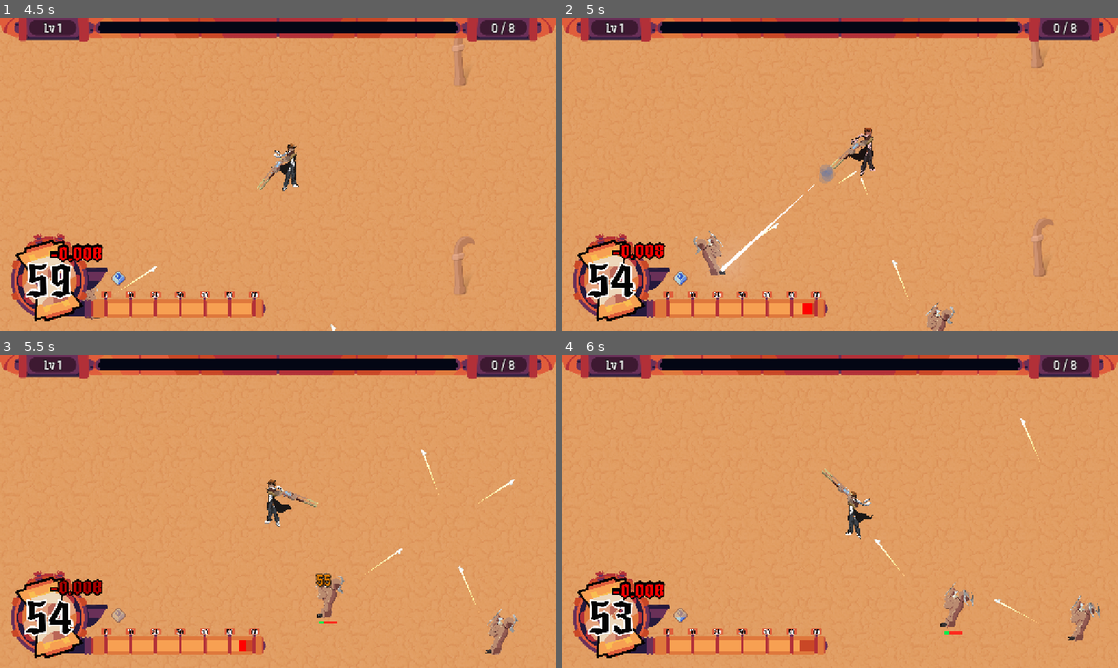
Above: before the commit, frames 1-4 (two rows, left to right).
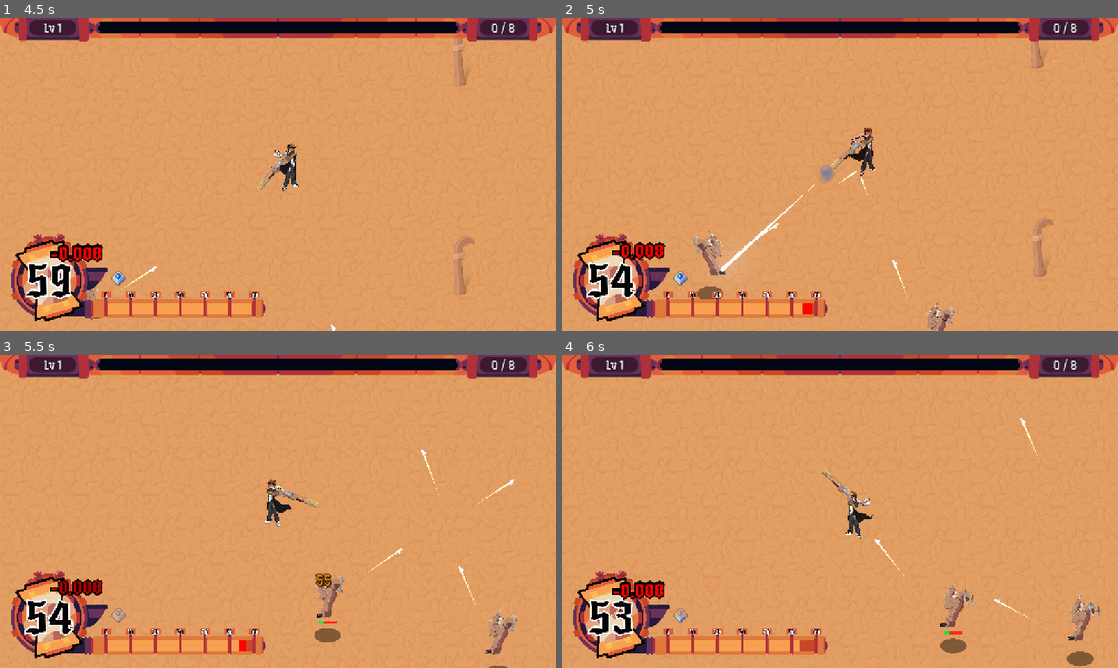
Above: after the commit, the same moments.

Repository: chiefpat450119/GMTK-2026
Game: Godot game, scene res://scenes/main.tscn
Two runs of this game, one before a commit and one after it. Both use one fixed random seed, a clock stepped at 60 frames per second and the inputs below.
Inputs (mouse positions are in pixels of both pictures, inside the frame that each line leads up to):
- Up to frame 1 (4.5 s): tap Enter at 0.5 s; move the mouse to (400, 158) at 0.52 s; hold D (Right) 0.53-1.25 s; tap Shift (Dash) at 0.6 s; click (400, 158) at 0.67 s; drag from (166, 190) to (250, 237) at 1.27 s; click "Play" at 2 s; move the mouse to (333, 105) at 2.77 s; hold D (Right) 2.78-3.5 s; tap U at 2.85 s; click "Rail Gun" at 3.5 s; drag from (250, 237) to (105, 315) at 4.27 s
- Up to frame 2 (5 s): no input
- Up to frame 3 (5.5 s): move the mouse to (444, 558) at 5.02 s; hold A (Left) from 5.03 s (still down); tap Shift (Dash) at 5.1 s
- Up to frame 4 (6 s): release A (Left) at 5.75 s; drag from (673, 464) to (984, 358) at 5.77 s

Frame 1 is identical in both runs. In frame 2, 0.1% of the frame differs, in the area x 24-29%, y 85-90%; in frame 3, 0.2%; in frame 4, 0.4%, in the area x 68-96%, y 90-100%.

Commit message:
shadows + boss charge trail

Diff:
--- /dev/null
+++ b/resources/trails/boss_charge_trail.tres
@@ -0,0 +1,14 @@
+[gd_resource type="Resource" script_class="TrailSettings" format=3 uid="uid://krdtiwmyqohy"]
+
+[ext_resource type="Script" uid="uid://ctrailcfg0001" path="res://resources/trails/trail_settings.gd" id="1_5jmx0"]
+
+[sub_resource type="Curve" id="Curve_ypjxc"]
+_data = [Vector2(0, 0.014062405), 0.0, 0.0, 0, 0, Vector2(1, 1), 0.0, 0.0, 0, 0]
+point_count = 2
+
+[resource]
+script = ExtResource("1_5jmx0")
+lifetime = 0.83
+width = 151.0
+width_curve = SubResource("Curve_ypjxc")
+metadata/_custom_type_script = "uid://ctrailcfg0001"
--- a/resources/trails/trail_settings.gd
+++ b/resources/trails/trail_settings.gd
@@ -15,7 +15,7 @@
 @export_range(0.0, 2.0, 0.01) var lifetime := 0.1
 
 ## Thickness at the head, in pixels, before the taper.
-@export_range(0.0, 64.0, 0.5) var width := 6.0
+@export_range(0.0, 200.0, 0.5) var width := 6.0
 
 ## Tint of the streak. Channels above 1.0 are deliberate and legal here — the
 ## viewport is HDR and the world has a bloom pass, so an over-bright colour is what
--- /dev/null
+++ b/scenes/entities/Shadow.tscn
@@ -0,0 +1,9 @@
+[gd_scene format=3 uid="uid://ld5ydlw5hpva"]
+
+[ext_resource type="Texture2D" uid="uid://bq2fy0soggyq0" path="res://assets/circle.png" id="1_v0ib6"]
+
+[node name="Shadow" type="Sprite2D" unique_id=852542226]
+modulate = Color(0, 0, 0, 0.4509804)
+z_index = -2
+scale = Vector2(0.61, 0.18)
+texture = ExtResource("1_v0ib6")
--- a/scenes/entities/enemies/bash_enemy/bash_enemy.tscn
+++ b/scenes/entities/enemies/bash_enemy/bash_enemy.tscn
@@ -10,6 +10,7 @@
 [ext_resource type="Texture2D" uid="uid://vduxvuwbrjn7" path="res://assets/enemies/bash/Melee charge enemy Run 4.png" id="9_180ps"]
 [ext_resource type="Script" uid="uid://sqe3naukul5d" path="res://components/hit_feedback.gd" id="9_lfiob"]
 [ext_resource type="PackedScene" uid="uid://chitburst0001" path="res://scenes/effects/hit_burst.tscn" id="10_burst"]
+[ext_resource type="PackedScene" uid="uid://ld5ydlw5hpva" path="res://scenes/entities/Shadow.tscn" id="11_s80sc"]
 
 [sub_resource type="RectangleShape2D" id="RectangleShape2D_body"]
 size = Vector2(185, 86)
@@ -92,3 +93,7 @@
 health = NodePath("../HealthComponent")
 sprite = NodePath("../AnimatedSprite2D")
 burst_scene = ExtResource("10_burst")
+
+[node name="Shadow" parent="." index="8" unique_id=852542226 instance=ExtResource("11_s80sc")]
+position = Vector2(-31.875, 46.249992)
+scale = Vector2(0.20301758, 0.05208985)
--- a/scenes/entities/enemies/boss/boss.tscn
+++ b/scenes/entities/enemies/boss/boss.tscn
@@ -10,6 +10,7 @@
 [ext_resource type="Script" uid="uid://dxixpb5jluxll" path="res://scenes/entities/enemies/boss/boss_charge_state.gd" id="7_boss"]
 [ext_resource type="Script" uid="uid://cfa7wfp8t2gmq" path="res://scenes/entities/enemies/boss/boss_jump_state.gd" id="8_boss"]
 [ext_resource type="Script" uid="uid://lajktjxbrn2c" path="res://components/movement_component.gd" id="9_boss"]
+[ext_resource type="Resource" uid="uid://krdtiwmyqohy" path="res://resources/trails/boss_charge_trail.tres" id="9_vadhy"]
 [ext_resource type="Resource" uid="uid://l8rdrn5s8wak" path="res://resources/stats/global_enemy_stats/global_enemy_speed.tres" id="10_boss"]
 [ext_resource type="Script" uid="uid://csnnnjtxxmpny" path="res://scenes/entities/enemies/boss/boss_clock_atk_state.gd" id="10_obr17"]
 [ext_resource type="Script" uid="uid://c1mak22ii3tpp" path="res://components/atk_component.gd" id="11_boss"]
@@ -52,7 +53,7 @@
 
 [node name="StateMachine" type="Node" parent="." index="5" unique_id=550507866 node_paths=PackedStringArray("initial_state")]
 script = ExtResource("3_boss")
-initial_state = NodePath("Selector state")
+initial_state = NodePath("BossChargeState")
 metadata/_custom_type_script = "uid://1lk5qevh2w7y"
 
 [node name="Move state" type="Node" parent="StateMachine" index="0" unique_id=95586965 node_paths=PackedStringArray("enemy", "selector_state", "attack_state", "contact_atk_component", "anim")]
@@ -86,6 +87,7 @@
 enemy = NodePath("../..")
 selector_state = NodePath("../Selector state")
 movement = NodePath("../../MovementComponent")
+trail_settings = ExtResource("9_vadhy")
 charge_time = 0.35
 speed_mul = 7.0
 anim = NodePath("../../Visuals")
--- a/scenes/entities/enemies/boss/boss_charge_state.gd
+++ b/scenes/entities/enemies/boss/boss_charge_state.gd
@@ -5,6 +5,9 @@
 @export var enemy: Enemy
 @export var selector_state: SelectorState
 @export var movement: MovementComponent
+
+@export var trail_settings: TrailSettings
+var trail: ProjectileTrail
 #@export var sprite: Sprite2D
 
 @onready var init_sprite_scale_y := anim.scale.y
@@ -55,6 +58,9 @@
 	SFX.play("bash_enemy_slide2")
 	play_anim(&"Dash_Airborne")
 
+	trail = ProjectileTrail.spawn(enemy, trail_settings)
+
+
 func physics_tick(_delta: float):
 	if not charge_timer.is_started():
 		return
@@ -70,6 +76,8 @@
 	charge_timer.stop()
 	play_anim(&"Dash_End")
 
+	trail.queue_free()
+
 	switch_state(selector_state)
 
 func exit():
--- a/scenes/entities/enemies/enemy_spawner.tscn
+++ b/scenes/entities/enemies/enemy_spawner.tscn
@@ -39,6 +39,7 @@
 wave_changed_event = ExtResource("3_0okg5")
 enemy_pool = Array[ExtResource("3_6mcpi")]([SubResource("Resource_wqkcr"), SubResource("Resource_p0kws"), SubResource("Resource_dunn1"), SubResource("Resource_6gnc1")])
 boss_spawner = ExtResource("8_eklk0")
+boss_spawn_wave = 15
 metadata/_custom_type_script = "uid://c680wy8q4de83"
 
 [node name="Timer" type="Timer" parent="." unique_id=681572550]
--- a/scenes/entities/enemies/melee_enemy/melee_enemy.tscn
+++ b/scenes/entities/enemies/melee_enemy/melee_enemy.tscn
@@ -6,6 +6,7 @@
 [ext_resource type="Texture2D" uid="uid://bvrxrup6avivh" path="res://assets/enemies/melee/fastenemy1.png" id="4_yy0l1"]
 [ext_resource type="Script" uid="uid://sqe3naukul5d" path="res://components/hit_feedback.gd" id="5_xb2f6"]
 [ext_resource type="PackedScene" uid="uid://chitburst0001" path="res://scenes/effects/hit_burst.tscn" id="6_burst"]
+[ext_resource type="PackedScene" uid="uid://ld5ydlw5hpva" path="res://scenes/entities/Shadow.tscn" id="7_0rll7"]
 
 [sub_resource type="RectangleShape2D" id="RectangleShape2D_hitbx"]
 size = Vector2(90.5, 88)
@@ -68,3 +69,7 @@
 grow_horizontal = 2
 grow_vertical = 2
 displacement = Vector2(-14, 35)
+
+[node name="Shadow" parent="." index="9" unique_id=852542226 instance=ExtResource("7_0rll7")]
+position = Vector2(-1.6666679, 46.66667)
+scale = Vector2(0.20320311, 0.062376305)
--- a/scenes/entities/enemies/shooter_enemy/shooter_enemy.tscn
+++ b/scenes/entities/enemies/shooter_enemy/shooter_enemy.tscn
@@ -10,6 +10,7 @@
 [ext_resource type="Script" uid="uid://sqe3naukul5d" path="res://components/hit_feedback.gd" id="8_do2mk"]
 [ext_resource type="PackedScene" uid="uid://chitburst0001" path="res://scenes/effects/hit_burst.tscn" id="9_burst"]
 [ext_resource type="Resource" uid="uid://ctrailen0001" path="res://resources/trails/enemy_shot_trail.tres" id="10_trlen"]
+[ext_resource type="PackedScene" uid="uid://ld5ydlw5hpva" path="res://scenes/entities/Shadow.tscn" id="11_k1wfi"]
 
 [sub_resource type="RectangleShape2D" id="RectangleShape2D_i4fwd"]
 size = Vector2(59, 126.5)
@@ -83,3 +84,7 @@
 
 [node name="ProjectileSpawnPoint" type="Node2D" parent="." index="8" unique_id=1184357379]
 position = Vector2(-28, 54)
+
+[node name="Shadow" parent="." index="9" unique_id=852542226 instance=ExtResource("11_k1wfi")]
+position = Vector2(-1.499999, 106.020004)
+scale = Vector2(0.18164063, 0.101640664)
--- a/scenes/entities/enemies/tank_enemy/tank_enemy.tscn
+++ b/scenes/entities/enemies/tank_enemy/tank_enemy.tscn
@@ -6,6 +6,7 @@
 [ext_resource type="Script" uid="uid://sqe3naukul5d" path="res://components/hit_feedback.gd" id="5_6bc1s"]
 [ext_resource type="Texture2D" uid="uid://bhotpk56w2vps" path="res://assets/enemies/tank/tank 1.png" id="5_gdray"]
 [ext_resource type="PackedScene" uid="uid://chitburst0001" path="res://scenes/effects/hit_burst.tscn" id="6_burst"]
+[ext_resource type="PackedScene" uid="uid://ld5ydlw5hpva" path="res://scenes/entities/Shadow.tscn" id="7_lr41p"]
 
 [sub_resource type="RectangleShape2D" id="RectangleShape2D_body"]
 size = Vector2(107.75, 167.25)
@@ -73,3 +74,7 @@
 position = Vector2(-0.9999999, -27)
 scale = Vector2(0.20084748, 0.2008475)
 texture = ExtResource("5_gdray")
+
+[node name="Shadow" parent="." index="8" unique_id=852542226 instance=ExtResource("7_lr41p")]
+position = Vector2(-0.58823514, 53.529404)
+scale = Vector2(0.19257584, 0.09746553)
